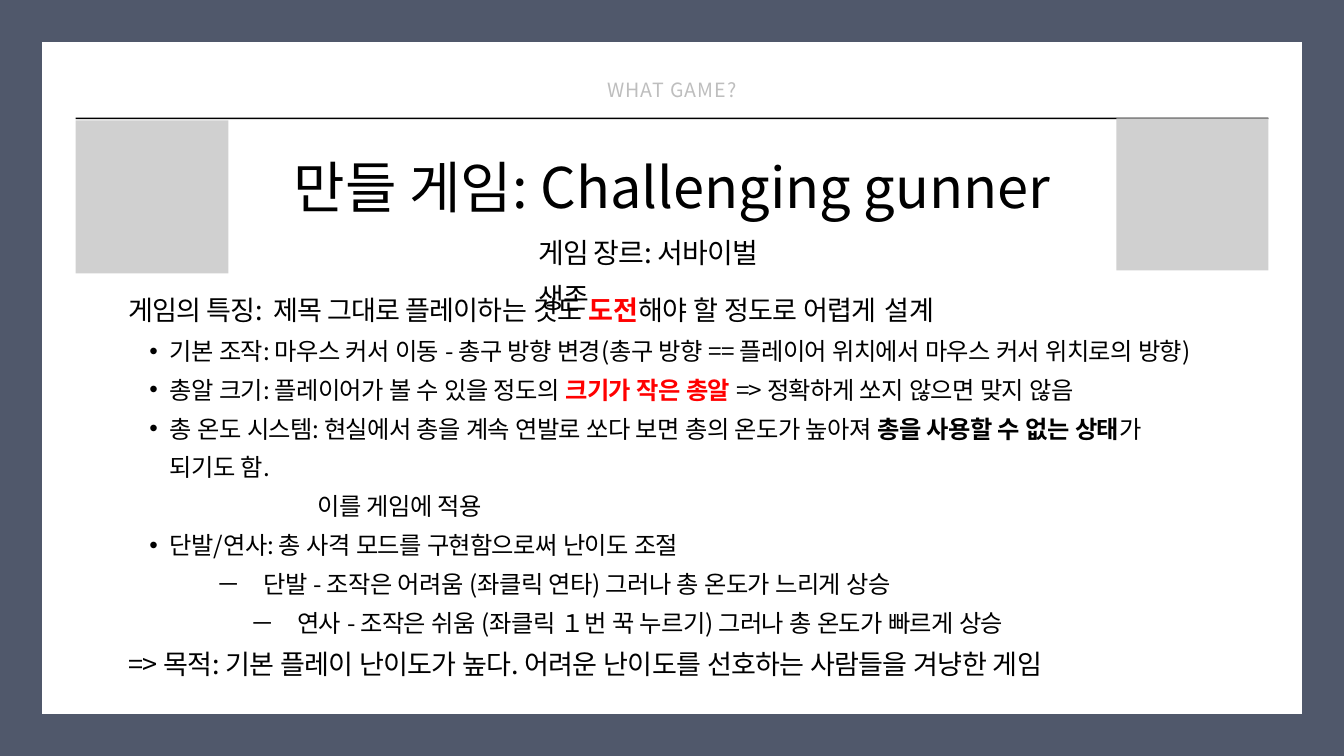
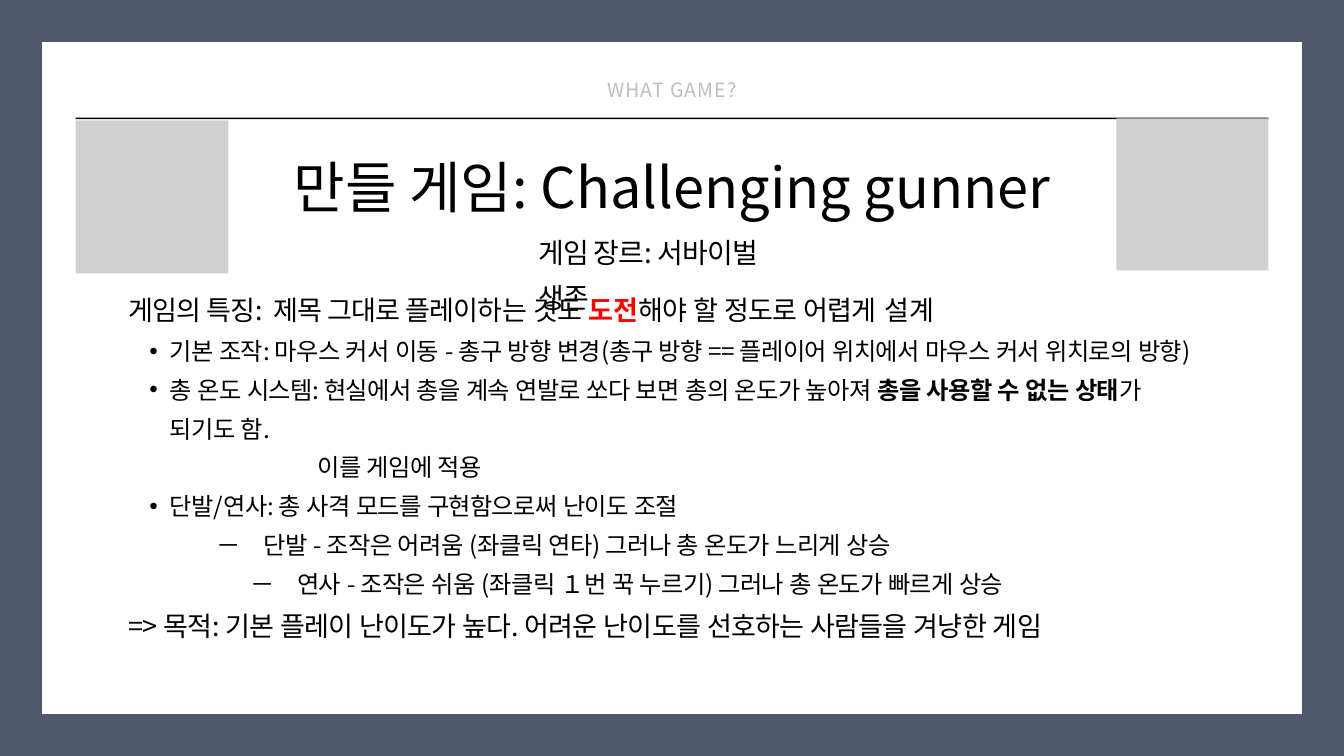
Before and after one commit to songhwoo11-lab/2D_PROJECT, a slide deck: slide 2 of first project/2D 게임 프로그래밍 1차 프로젝트 발표.pptx. Drawn at 1344x756 pixels with LibreOffice and Linux fonts; fonts in the diff are those of the drawing; grey boxes stand for pictures. Boxes give left, top, right and bottom in pixels: in the first picture for what was removed or moved away, otherwise in the second. Text is boxed around its words. In the diff, an @@ line names an element or a change of style, - is before the commit and + after.

```diff
--- a/first project/2D 게임 프로그래밍 1차 프로젝트 발표.pptx
+++ b/first project/2D 게임 프로그래밍 1차 프로젝트 발표.pptx
@@ text at (x1=170, y1=378, x2=1074, y2=401): paragraph removed @@
-  • 총알 크기: 플레이어가 볼 수 있을 정도의 크기가 작은 총알 => 정확하게 쏘지 않으면 맞지 않음
```
Also in this commit, not shown: 1 other file.
